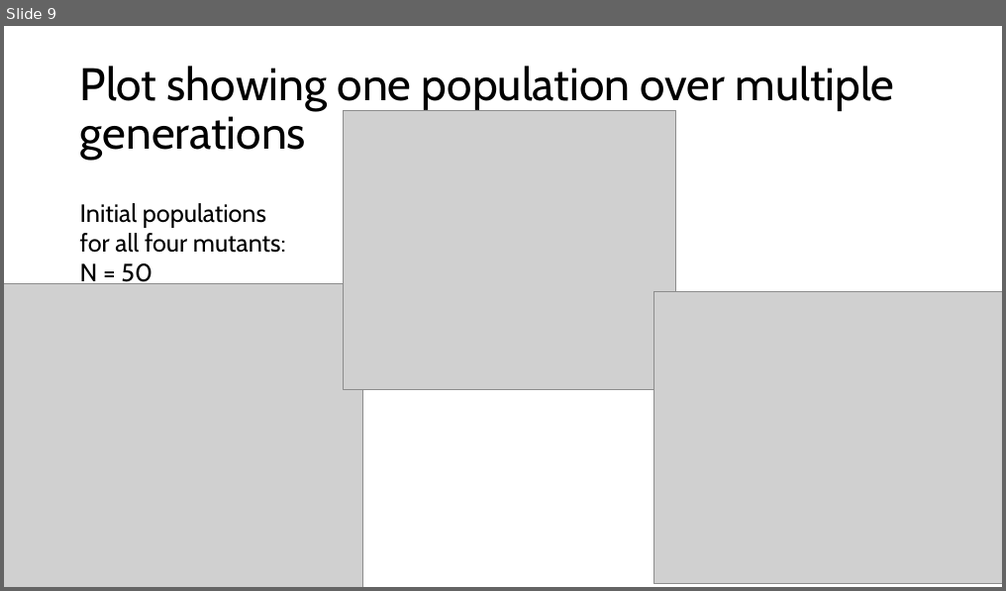
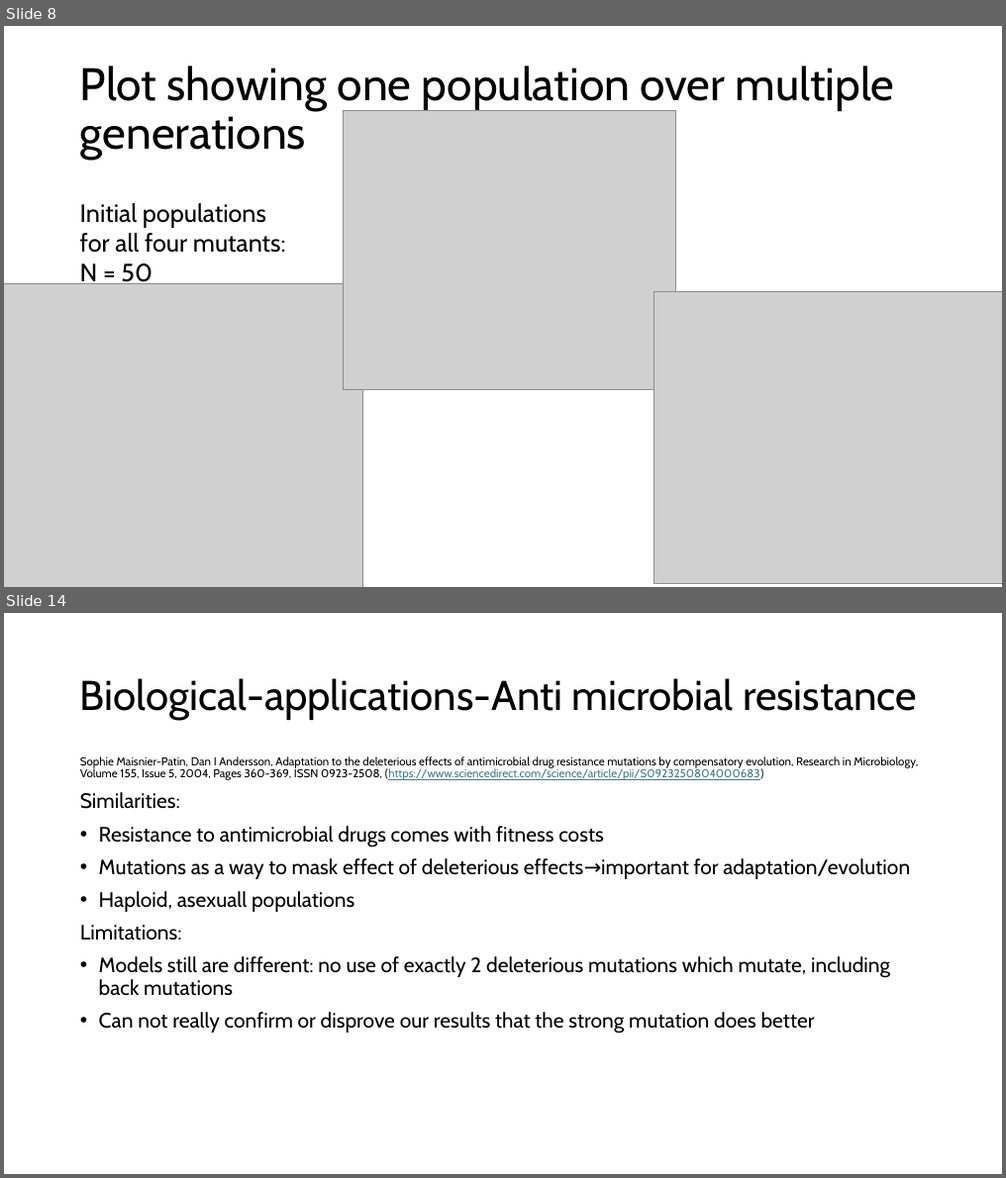
Before and after one commit to Julia-Eggenschwiler/THEEproject_Jaelle_Julia, a slide deck: THEE_project.pptx. Shown one above the other, each under a label of ours: slide 9 before the commit, slides 8 and 14 after it; the slides between them are not shown. The pictures are 1006x591 and 1006x1178 pixels, drawn with LibreOffice and Linux fonts; fonts in the diff are those of the drawing; grey boxes stand for pictures. Boxes give left, top, right and bottom in pixels: in the first picture for what was removed or moved away, otherwise in the second. Text is boxed around its words. In the diff, an @@ line names an element or a change of style, - is before the commit and + after.

```diff
--- a/THEE_project.pptx
+++ b/THEE_project.pptx
@@ slide 14 added at bbox=[4, 613, 1002, 1174], background #FFFFFF @@
@@ title added at bbox=[80, 678, 917, 720], 40 pt, text #000000 @@
+Biological-applications-Anti microbial resistance
@@ text added at bbox=[80, 757, 918, 1034], 20 pt, text #000000 @@
+Sophie Maisnier-Patin, Dan I Andersson, Adaptation to the deleterious effects of antimicrobial drug resistance mutations by compensatory evolution, Research in Microbiology, Volume 155, Issue 5, 2004, Pages 360-369, ISSN 0923-2508, (https://www.sciencedirect.com/science/article/pii/S0923250804000683)
+Similarities:
+• Resistance to antimicrobial drugs comes with fitness costs
+• Mutations as a way to mask effect of deleterious effects→important for adaptation/evolution
+• Haploid, asexuall populations
+Limitations:
+• Models still are different: no use of exactly 2 deleterious mutations which mutate, including back mutations
+• Can not really confirm or disprove our results that the strong mutation does better
@@ what was slide 9 is now slide 8 @@
```
Also in this commit, not shown: 5 slides changed, 1 other slide added, 1 slide removed.
